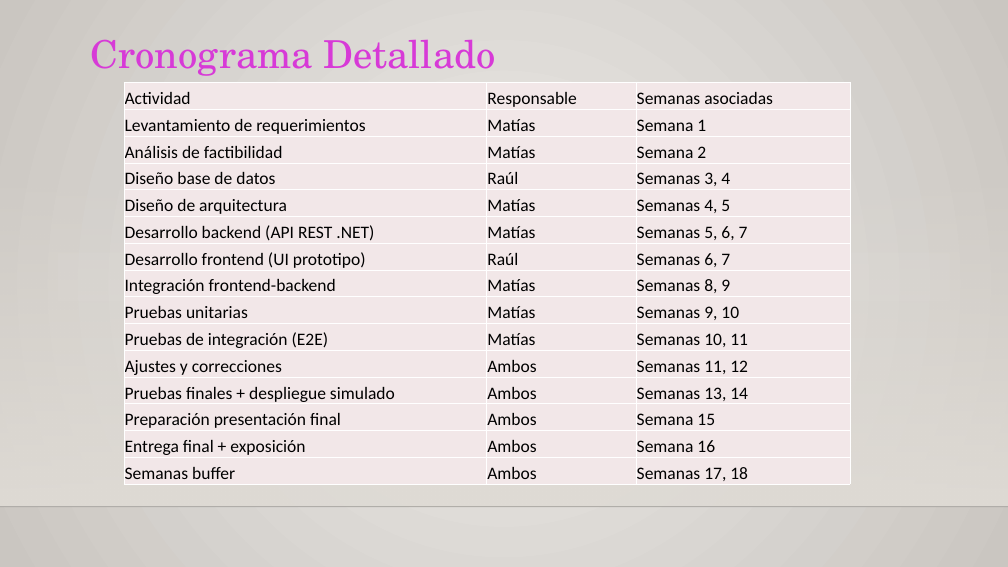
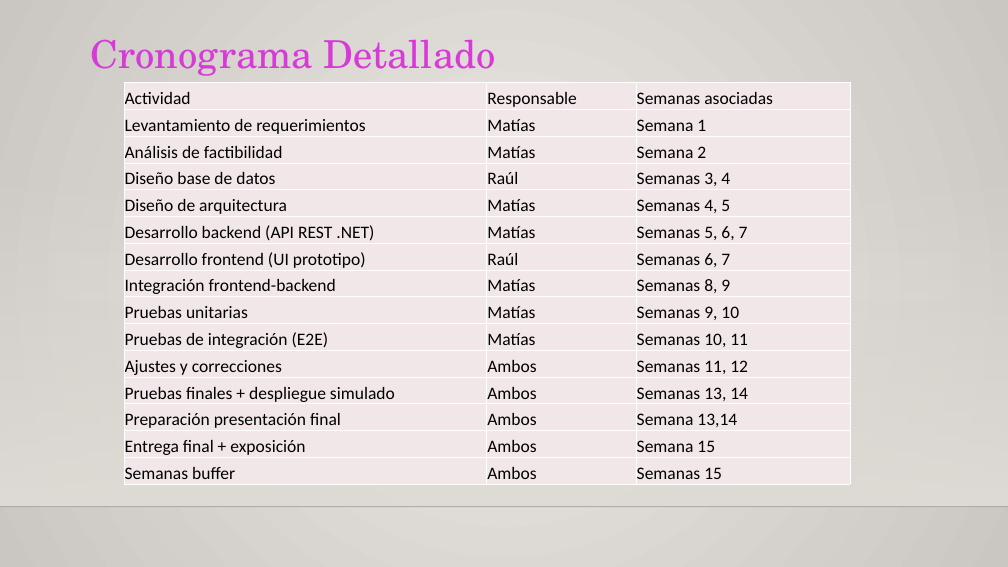
Before and after one commit to MRCuevasCarreno/MediTriage, a slide deck: slide 7 of Fase 1/Evidencias Grupales/MediTriage.pptx. Drawn at 1008x567 pixels with LibreOffice and Linux fonts; fonts in the diff are those of the drawing; background and template pictures are left out. Boxes give left, top, right and bottom in pixels: in the first picture for what was removed or moved away, otherwise in the second. Text is boxed around its words. In the diff, an @@ line names an element or a change of style, - is before the commit and + after.

Commit message:
ajuste 15 semana

```diff
--- a/Fase 1/Evidencias Grupales/MediTriage.pptx
+++ b/Fase 1/Evidencias Grupales/MediTriage.pptx
@@ table at box(124, 83, 850, 484) @@
-row 13, column 3: Semana 15
+row 13, column 3: Semana 13,14
-row 14, column 3: Semana 16
+row 14, column 3: Semana 15
-row 15, column 3: Semanas 17, 18
+row 15, column 3: Semanas 15
```
Also in this commit, not shown: 1 other slide changed.
